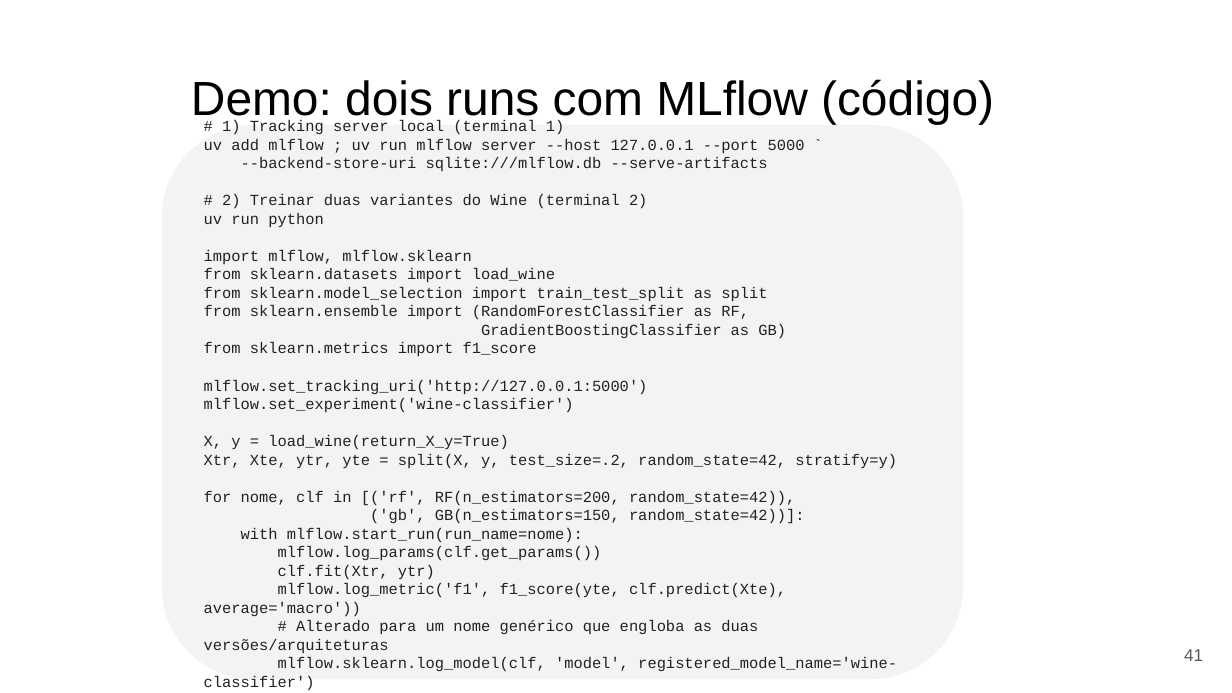
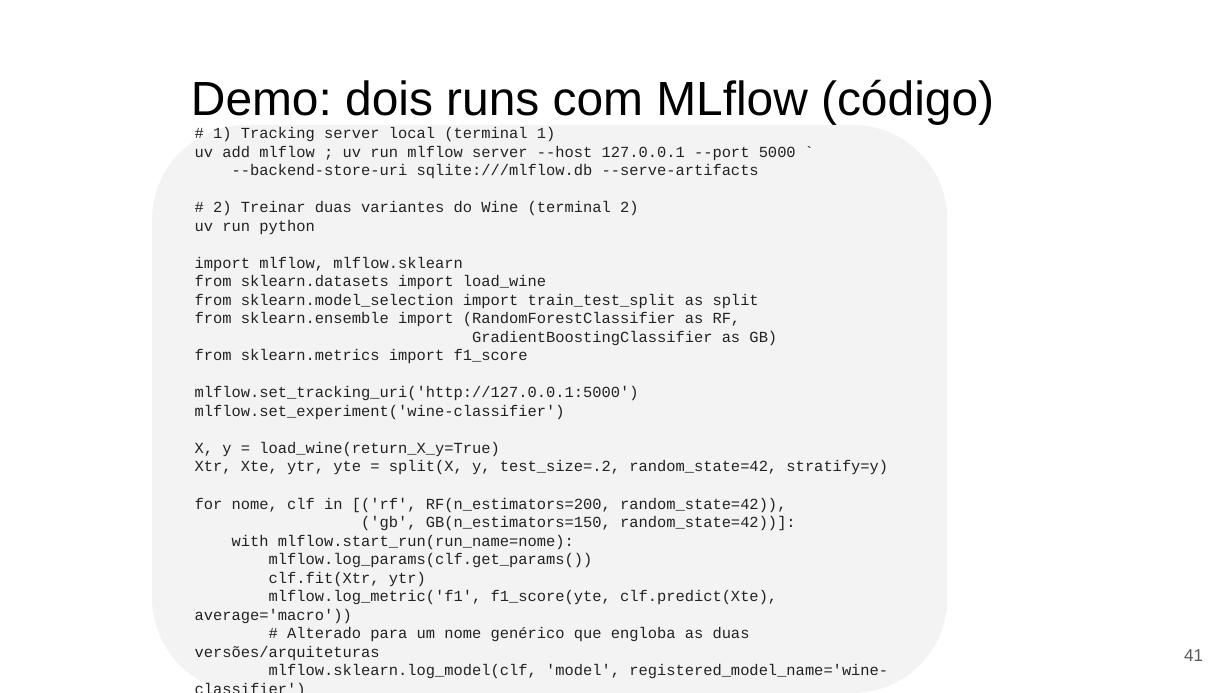
Before and after one commit to gilvanveras/gilvanvmj-mlops-icev, a slide deck: slide 41 of Slides_Sabado.pptx. Drawn at 1232x693 pixels with LibreOffice and Linux fonts; fonts in the diff are those of the drawing; background and template pictures are left out. Boxes give left, top, right and bottom in pixels: in the first picture for what was removed or moved away, otherwise in the second. Text is boxed around its words. In the diff, an @@ line names an element or a change of style, - is before the commit and + after.

```diff
--- a/Slides_Sabado.pptx
+++ b/Slides_Sabado.pptx
@@ rounded rectangle "# 1) Tracking server local ...": place and size @@
-rounded rectangle "# 1) Tracking server local ..." at box(161, 126, 962, 680)
+rounded rectangle "# 1) Tracking server local ..." at box(152, 126, 946, 693)
```
Also in this commit, not shown: 4 other slides changed, 1 other file.
